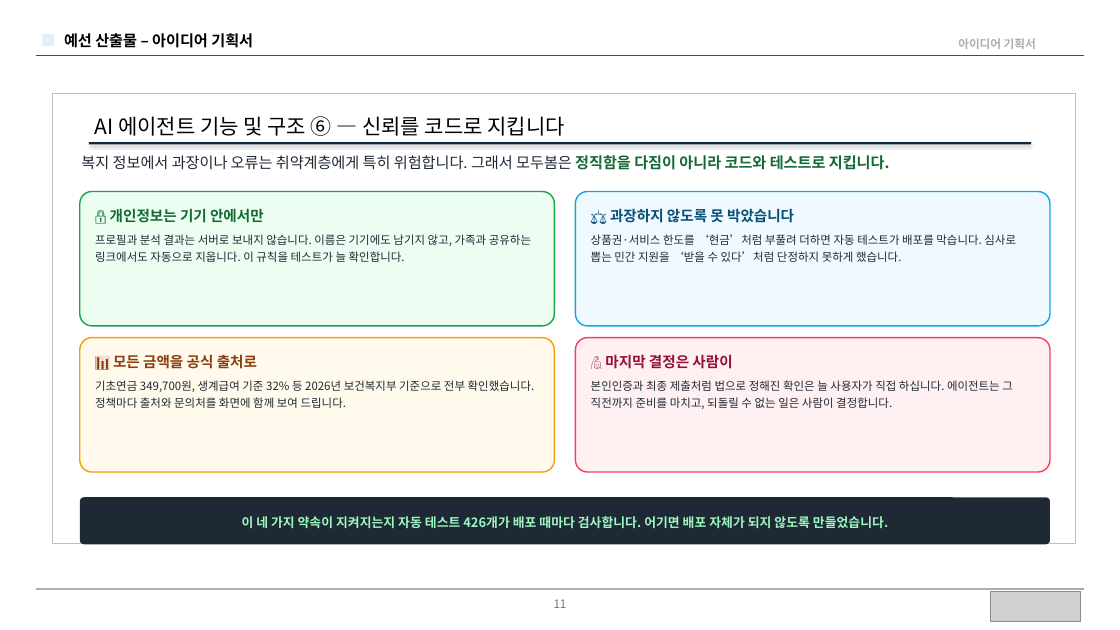
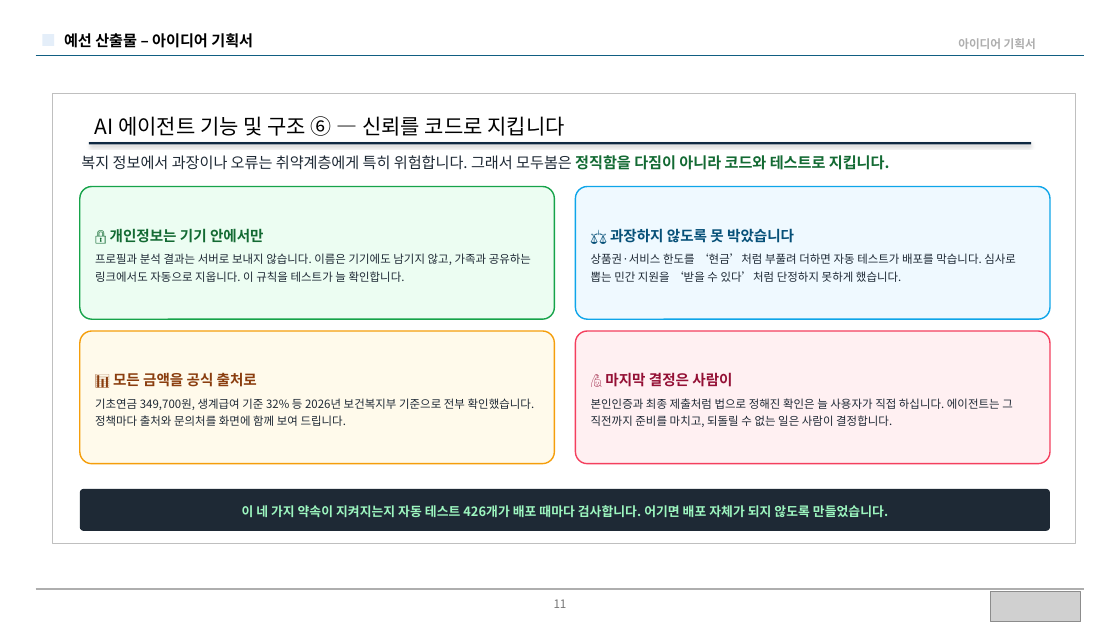
Before and after one commit to BioCode67/modoo-bom, a slide deck: slide 11 of docs/제출/모두봄-예선기획서-20p-규정안전판.pptx. Drawn at 1120x630 pixels with LibreOffice and Linux fonts; fonts in the diff are those of the drawing; grey boxes stand for pictures. Boxes give left, top, right and bottom in pixels: in the first picture for what was removed or moved away, otherwise in the second. Text is boxed around its words. In the diff, an @@ line names an element or a change of style, - is before the commit and + after.

Commit message:
docs(제출): 예선 기획서 v3.1 — 프레임 오버플로 전면 수정·친절 톤·팀원 형식·복지관 파일럿
피드백 반영:
1. 박스가 양식 작성영역(세로 6.46″)을 넘던 문제 — 빌드 시 오버플로 자동검증(verify) 추가해 전 슬라이드
   프레임 안으로 재배치(초과 0건 확인)
2. 배경② 등 홍보성 어투 → 친절한 서비스 소개체로('직접 만들어 보며 알게 된 것들', '~보았습니다')
3. 복지관 현장 파일럿 완료 반영(효과② 상단 배너 + 통계 카드 + 로드맵 '지금·예선')
4. 팀원 형식: 팀장/팀원 구분 없이 이름순 '이름(컴퓨터공학전공)' 나열

폰트 임베딩 유지(Pretendard). PowerPoint 렌더로 전수 검증 완료.

```diff
--- a/docs/제출/모두봄-예선기획서-20p-규정안전판.pptx
+++ b/docs/제출/모두봄-예선기획서-20p-규정안전판.pptx
@@ 4 rounded rectangles moved together from (x1=80, y1=192, x2=1050, y2=472) to (x1=80, y1=187, x2=1050, y2=464) @@
@@ vertical alignment top to middle in 4 elements at (x1=80, y1=187, x2=555, y2=319), (x1=576, y1=187, x2=1050, y2=319), (x1=80, y1=331, x2=555, y2=464), (x1=576, y1=331, x2=1050, y2=464) @@
@@ rounded rectangle "이 네 가지 약속이 지켜지는지 ..." resized from (x1=80, y1=497, x2=1050, y2=544) to (x1=80, y1=489, x2=1050, y2=531) @@
```
Also in this commit, not shown: 12 other slides changed, 2 other files.
